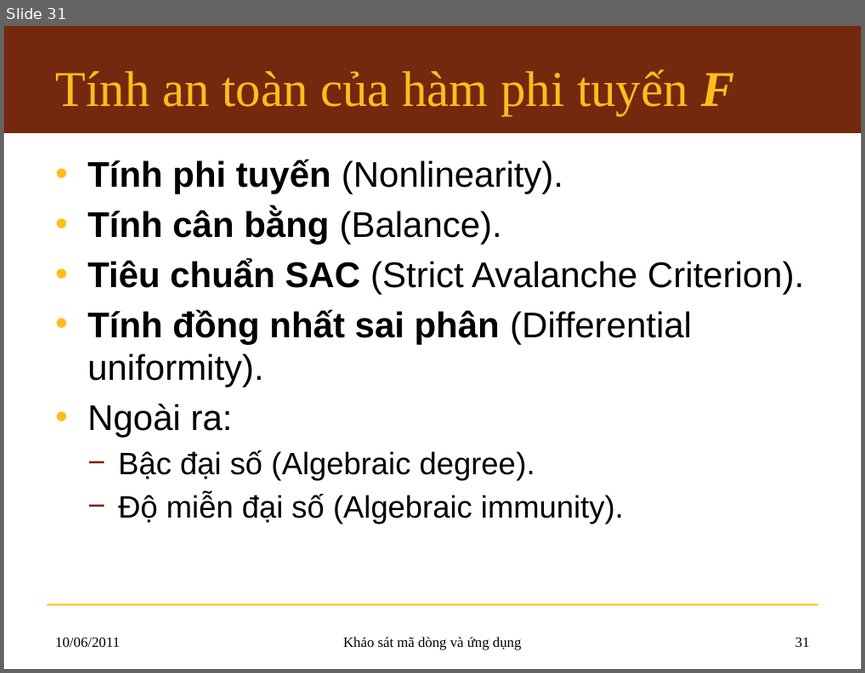
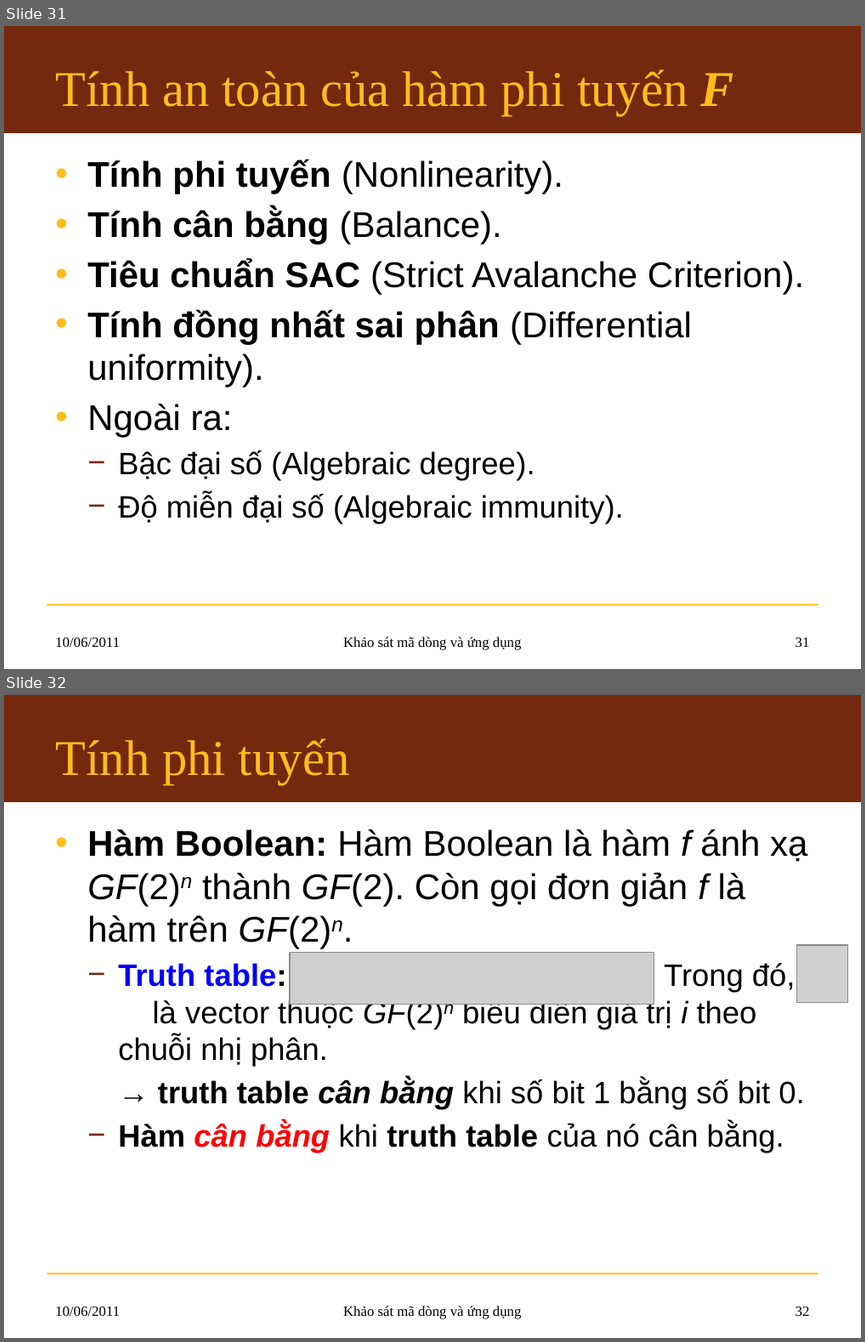
Before and after one commit to hemprasad/lvmm-sc, a slide deck: 7.Slide/KLTN_Slide.pptx. Shown one above the other, each under a label of ours: slide 31 before the commit, slides 31 and 32 after it. The pictures are 865x673 and 865x1342 pixels, drawn with LibreOffice and Linux fonts; fonts in the diff are those of the drawing; grey boxes stand for pictures; background and template pictures are left out. Boxes give left, top, right and bottom in pixels: in the first picture for what was removed or moved away, otherwise in the second. Text is boxed around its words. In the diff, an @@ line names an element or a change of style, - is before the commit and + after.

```diff
--- a/7.Slide/KLTN_Slide.pptx
+++ b/7.Slide/KLTN_Slide.pptx
@@ slide 32 added at <box>4,695,861,1338</box>, background #FFFFFF; not listed: 2 template elements that a slide beside it also shows @@
@@ title added at <box>55,738,350,784</box>, 42 pt, text #FFBD1B @@
+Tính phi tuyến
@@ text added at <box>87,829,807,1153</box>, 26 pt, text #000000 @@
+• Hàm Boolean: Hàm Boolean là hàm f ánh xạ GF(2)n thành GF(2). Còn gọi đơn giản f là hàm trên GF(2)n.
+  − Truth table: . Trong đó, là vector thuộc GF(2)n biểu diễn giá trị i theo chuỗi nhị phân.
+  → truth table cân bằng khi số bit 1 bằng số bit 0.
+  − Hàm cân bằng khi truth table của nó cân bằng.
@@ picture added at <box>796,945,847,1003</box> @@
@@ picture added at <box>290,952,653,1004</box> @@
@@ text added at <box>55,1306,120,1315</box>, 12 pt, text #000000 @@
+10/06/2011
@@ text added at <box>343,1305,522,1319</box>, 12 pt, text #000000 @@
+Khảo sát mã dòng và ứng dụng
@@ page number added at <box>795,1306,810,1315</box>, 12 pt, text #000000 @@
+32
```
Also in this commit, not shown: 5 other slides added.
